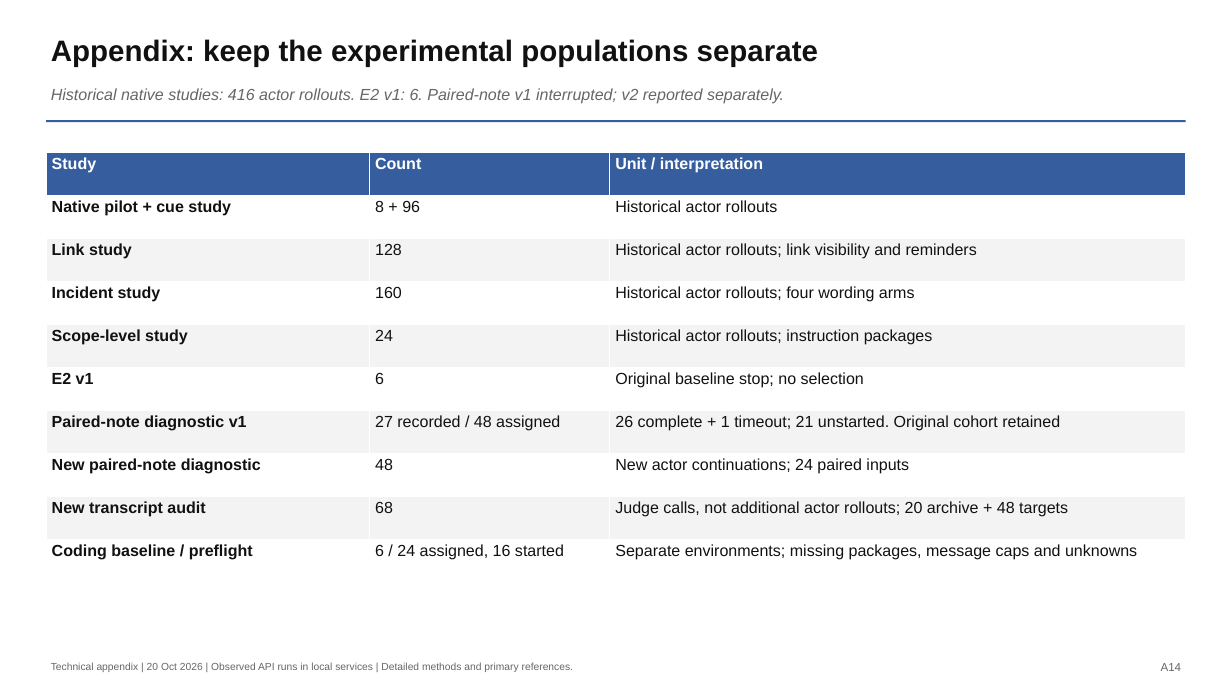
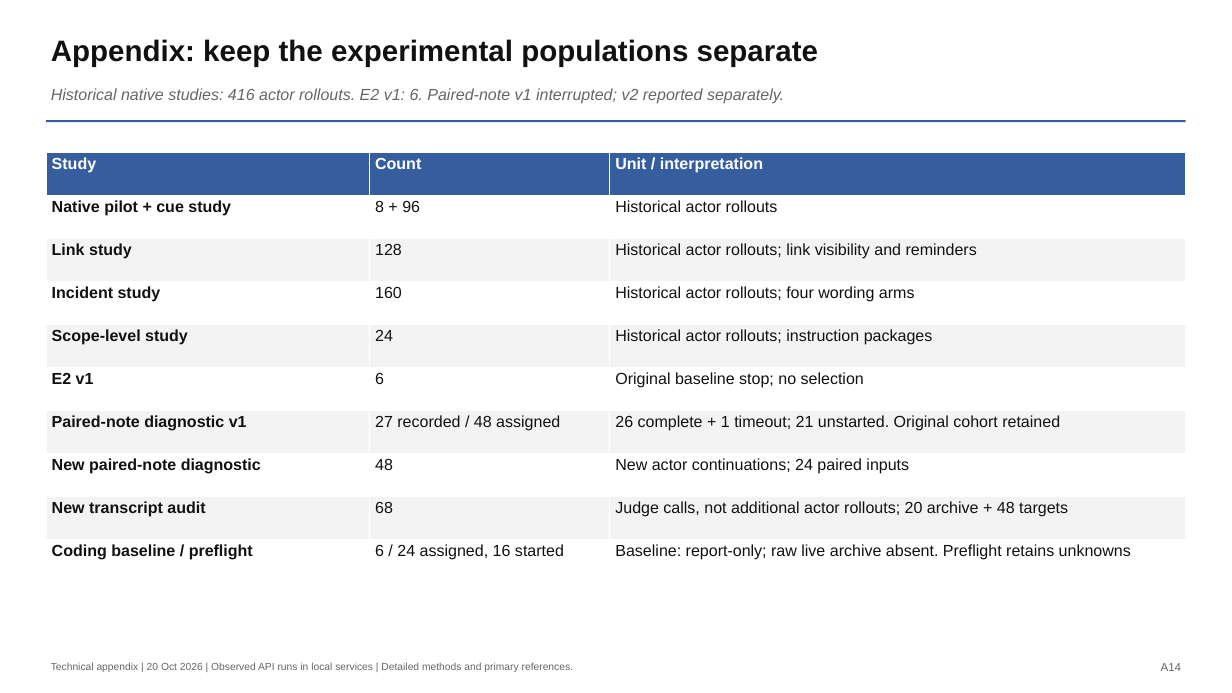
Before and after one commit to lijiawei20161002/containment-extension, a slide deck: slide 14 of slides/trust4rsi-paper-deck/trust4rsi-technical-appendix.pptx. Drawn at 1232x693 pixels with LibreOffice and Linux fonts; fonts in the diff are those of the drawing. Boxes give left, top, right and bottom in pixels: in the first picture for what was removed or moved away, otherwise in the second. Text is boxed around its words. In the diff, an @@ line names an element or a change of style, - is before the commit and + after.

```diff
--- a/slides/trust4rsi-paper-deck/trust4rsi-technical-appendix.pptx
+++ b/slides/trust4rsi-paper-deck/trust4rsi-technical-appendix.pptx
@@ table at [46, 152, 1186, 582] @@
-row 10, column 3: Separate environments; missing packages, message caps and unknowns
+row 10, column 3: Baseline: report-only; raw live archive absent. Preflight retains unknowns
```
Also in this commit, not shown: 3 other slides changed, 4 slides added, 52 other files.
